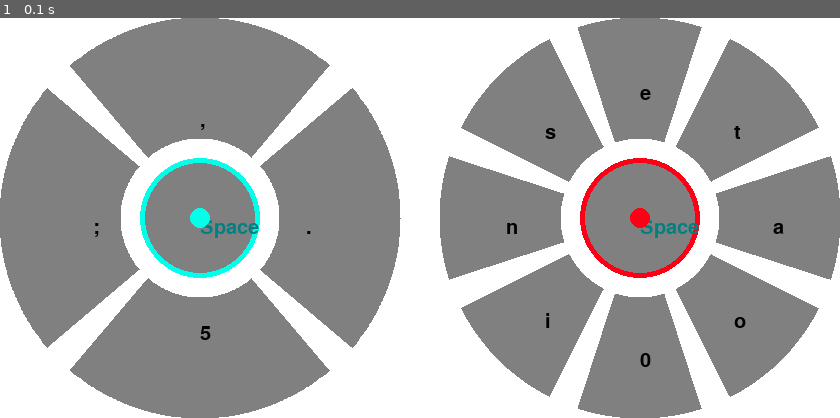
Above: before the commit, frame 1.
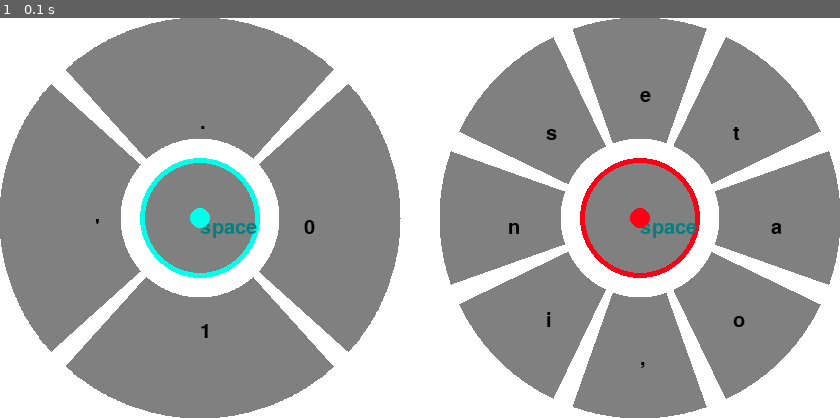
Above: after the commit, the same moment.

Repository: ciaranchen/joystick_inputs
Game: pygame game, started from main.py
Same seed, same stepped clock (60 frames per second), same inputs: the game is played once before the commit and once after it.
Inputs:
- Up to frame 1 (0.1 s): no input

The runs differ from the first frame. In frame 1, 3.8% of the frame differs, in the area x 0-100%, y 0-100%.

Commit message:
update code table.

Diff:
--- a/code_table.py
+++ b/code_table.py
@@ -51,6 +51,14 @@
     "Left": Key.left,
     "Right": Key.right,
     "Down": Key.down,
+
+    "media_next": Key.media_next,
+    "media_play_pause": Key.media_play_pause,
+    "media_previous": Key.media_previous,
+    "media_volume_down": Key.media_volume_down,
+    "media_volume_mute": Key.media_volume_mute,
+    "media_volume_up": Key.media_volume_up,
+    "menu": Key.menu
 }
 
 
@@ -63,12 +71,14 @@
     # TODO: consider Bi-gram probability
     L_NUM = 4
     R_NUM = 8
+
     special_code = {
         # Left Thumb Down for number
         (3, 8): '1', (3, 1): '2', (3, 2): '3',
         (3, 7): '4', (3, 0): '5', (3, 3): '6',
         (3, 6): '7', (3, 5): '8', (3, 4): '9',
 
+        # Right Thumb center for frequently used code.
         (0, 0): 'Space',
         (1, 0): ',',
         (2, 0): '.',
@@ -77,19 +87,33 @@
         # Right Thumb Down for special keys
         (0, 5): '0',
         (1, 5): ':',
-        (2, 5): '=',
-        (4, 5): '-',
+        (2, 5): "'",
+        (4, 5): '/',
     }
-    Frq_single_gram = "etaoins"
-    freq_mappings = {
-        'e': ['z', 'j', 'q'],
-        't': ['v', 'k', 'd'],
-        'a': ['x', 'y', 'f'],
-        'o': ['g', 'b', 'h'],
-        'i': ['u', 'p', 'w'],
-        'n': ['m', 'l', 'r'],
-        's': ['c', '?', "'"]
-    }
+
+    indexs = [
+        # Left Thumb Down for number
+        [[3], list(range(9))],
+        # Right Thumb for special keys
+        [[0, 1, 2, 4], [0, 5]],
+        [[1, 2, 3, 4, 6, 7, 8], [0, 1, 2, 4]],
+    ]
+    configs = [
+        list('123456789'),
+        [
+            "space", ',', '.', ';',
+            "0", ':', "'", '/'
+        ],
+        {
+            'e': ['z', 'j', 'q'],
+            't': ['v', 'k', 'd'],
+            'a': ['x', 'y', 'f'],
+            'o': ['g', 'b', 'h'],
+            'i': ['u', 'p', 'w'],
+            'n': ['m', 'l', 'r'],
+            's': ['c', '-', '=']
+        }
+    ]
     MOTION = [Key.up, Key.right, Key.down, Key.left]
 
     def __init__(self):
@@ -97,13 +121,22 @@
         self.LT_mapping = Key.shift
         self.right_mapping = [Key.space, Key.enter, Key.backspace, Key.tab]
 
-        self.code = self.special_code.copy()
-        no_assign = [1, 2, 3, 4, 6, 7, 8]
-        for i, z in zip(no_assign, self.freq_mappings):
-            self.code[(0, i)] = z
-            self.code[(1, i)] = self.freq_mappings[z][0]
-            self.code[(2, i)] = self.freq_mappings[z][1]
-            self.code[(4, i)] = self.freq_mappings[z][2]
+        self.code = {}
+        for index, data in zip(self.indexs, self.configs):
+            # print(index)
+            fi1, fi2 = index
+            if isinstance(data, list):
+                for i1, f1 in enumerate(fi1):
+                    for i2, f2 in enumerate(fi2):
+                        print(f1, f2)
+                        self.code[(f1, f2)] = data[i1 * len(fi2) + i2]
+
+            elif isinstance(data, dict):
+                for i1, k in zip(fi1, data):
+                    codes = [k] + data[k]
+                    for i2, c in zip(fi2, codes):
+                        print(i2, i1)
+                        self.code[(i2, i1)] = c
 
     def get_code(self, x: int, y: int) -> str or Key:
         """
@@ -122,6 +155,39 @@
                [code[(x, r)] for r in range(self.R_NUM + 1)]
 
 
-class MotionMode(SingleEnglishCode):
-    L_NUM = 4
-    R_NUM = 4
+class CodeExtension(SingleEnglishCode):
+    L_NUM = 6
+    R_NUM = 8
+
+    special_code = {
+        # Left Thumb Down for number
+        (3, 8): '1', (3, 1): '2', (3, 2): '3',
+        (3, 7): '4', (3, 0): '5', (3, 3): '6',
+        (3, 6): '7', (3, 5): '8', (3, 4): '9',
+
+        # Right Thumb center for frequently used code.
+        (0, 0): 'Space',
+        (1, 0): ',',
+        (2, 0): '.',
+        (4, 0): ';',
+        (5, 0): '-',
+        (6, 0): '=',
+
+        (0, 5): '0',
+        (1, 5): ':',
+        (2, 5): "'",
+        (4, 5): '/',
+        (5, 5): '\\',
+        (6, 5): '`',
+
+    }
+    freq_index = [[1, 2, 3, 4, 6, 7, 8], [0, 4, 5, 1]]
+    freq_mappings = {
+        'e': ['z', 'j', 'q'],
+        't': ['v', 'k', 'd'],
+        'a': ['x', 'y', 'f'],
+        'o': ['g', 'b', 'h'],
+        'i': ['u', 'p', 'w'],
+        'n': ['m', 'l', 'r'],
+        's': ['c', '-', '=']
+    }
--- a/input_method_config.py
+++ b/input_method_config.py
@@ -3,10 +3,10 @@
 File to handle the Joystick Thumb Input
 """
 import math
-from code_table import SingleEnglishCode as CodeTable
+from code_table import CodeExtension
 
 
-class BasicConfig:
+class BasicInputMethodCore:
     arc_threshold = 0.3
 
     @staticmethod
@@ -15,30 +15,51 @@
 
     @staticmethod
     def arc_distance(x, y):
-        return math.dist((x, y), (0, 0))
+        return math.sqrt(x * x + y * y)
 
-    @staticmethod
-    def which_arc(x, y, arc_num, start_arc):
-        if BasicConfig.arc_distance(x, y) < BasicConfig.arc_threshold:
+    @classmethod
+    def arcs(cls, num):
+        return [cls.start_arc(num) + i * (2 * math.pi / num) for i in range(num + 1)]
+
+    @classmethod
+    def which_arc(cls, x, y, arc_num):
+        if cls.arc_distance(x, y) < cls.arc_threshold:
             return 0
         angle = math.atan2(y, x)
-        if angle < start_arc:
+        if angle < cls.arcs(arc_num)[0]:
             angle += 2 * math.pi
-        for i in range(arc_num):
-            angle1 = start_arc + i * (2 / arc_num * math.pi)
-            angle2 = angle1 + (2 / arc_num * math.pi)
-            if angle1 <= angle < angle2 or (angle1 - math.pi * 2) <= angle < (angle2 - math.pi * 2):
+        for i, a1, a2 in zip(range(arc_num), cls.arcs(arc_num), cls.arcs(arc_num)[1:]):
+            if a1 <= angle < a2 or a1 <= (angle - math.pi * 2) < a2:
                 return i + 1
         return -1
 
     def get_arcs(self, lx, ly, rx, ry, l_num, r_num):
-        la = BasicConfig.which_arc(lx, ly, l_num, self.start_arc(l_num))
-        ra = BasicConfig.which_arc(rx, ry, r_num, self.start_arc(r_num))
+        la = self.which_arc(lx, ly, l_num)
+        ra = self.which_arc(rx, ry, r_num)
+        # print("arcs: ", la, ra)
         return la, ra
 
 
+class IMCoreForAlternativeSix(BasicInputMethodCore):
+
+    @classmethod
+    def arcs(cls, num: int):
+        if num != 6:
+            return [cls.start_arc(num) + i * (2 * math.pi / num) for i in range(num + 1)]
+        else:
+            return [
+                - 11 * math.pi / 18,  # -15
+                8 * math.pi / 18 - 11 * math.pi / 18,  # 85
+                13 * math.pi / 18 - 11 * math.pi / 18,
+                math.pi - 11 * math.pi / 18,
+                math.pi + 8 * math.pi / 18 - 11 * math.pi / 18,
+                math.pi + 13 * math.pi / 18 - 11 * math.pi / 18,
+                2 * math.pi - 11 * math.pi / 18
+            ]
+
+
 if __name__ == '__main__':
-    ct = CodeTable()
-    bc = BasicConfig()
-    print(ct.get_code(*bc.get_arcs(0.4, 0.2, 0.7, 0.1, ct.L_NUM, ct.R_NUM)))
-    print(ct.get_recommend(*bc.get_arcs(0.4, 0.2, 0.7, 0.1, ct.L_NUM, ct.R_NUM)))
+    ct = CodeExtension()
+    bc = IMCoreForAlternativeSix()
+    print(ct.get_code(*bc.get_arcs(1, -1, 0, 0, ct.L_NUM, ct.R_NUM)))
+    # print(ct.get_recommend(*bc.get_arcs(0.4, 0.2, 0.7, 0.1, ct.L_NUM, ct.R_NUM)))
--- a/main.py
+++ b/main.py
@@ -1,5 +1,5 @@
 # coding: utf-8
-from pygame_joysticks import XBoxExtend as Handler
+from pygame_joysticks import JoyConExtend as Handler
 
 import pygame
 import os
@@ -37,7 +37,7 @@
         self.gui_config = {
             'panel_gap': self.window_size / 10,
             'radius_gap': self.window_size / 20,
-            'angle_gap': math.pi / 40,
+            'angle_gap': math.pi / 60,
             'l_radius': self.window_size / 2,
             'r_radius': self.window_size / 2,
         }
@@ -67,15 +67,13 @@
         ny = y * math.sqrt(1 - x * x / 2)
         return nx, ny
 
-    def draw_panel(self, arc_number, start_arc, number, choice_color, cx, cy, r1, r2, texts, angle_gap):
+    def draw_panel(self, arc_number, number, choice_color, cx, cy, r1, r2, texts, angle_gap):
         pygame.draw.circle(self.screen, GuiStyle.base_color, (cx, cy), r2)
         if number == 0:
             pygame.draw.circle(self.screen, choice_color, (cx, cy), r2, width=5)
         text_image = self.font.render(texts[0], True, GuiStyle.base_color)
         self.screen.blit(text_image, (cx, cy))
-        for i in range(arc_number):
-            a1 = start_arc + i * math.pi * 2 / arc_number
-            a2 = a1 + math.pi * 2 / arc_number
+        for i, a1, a2 in zip(range(arc_number), self.imc.arcs(arc_number), self.imc.arcs(arc_number)[1:]):
             arc_color = choice_color if i + 1 == number else GuiStyle.base_color
             self.draw_arc(
                 a1 + angle_gap, a2 - angle_gap,
@@ -141,8 +139,7 @@
     def draw_gui(self, l_arc_id, r_arc_id, l_keys, r_keys):
         self.screen.fill(fuchsia)
         # draw Left Axis
-        self.draw_panel(self.code_table.L_NUM, self.imc.start_arc(self.code_table.L_NUM),
-                        l_arc_id, GuiStyle.l_handle_color,
+        self.draw_panel(self.code_table.L_NUM, l_arc_id, GuiStyle.l_handle_color,
                         self.l_center[0], self.l_center[1],
                         self.gui_config['l_radius'],
                         self.gui_config['l_inner_radius'],
@@ -154,8 +151,7 @@
                            10)
 
         # draw Right Axis
-        self.draw_panel(self.code_table.R_NUM, self.imc.start_arc(self.code_table.R_NUM),
-                        r_arc_id, GuiStyle.r_handle_color,
+        self.draw_panel(self.code_table.R_NUM, r_arc_id, GuiStyle.r_handle_color,
                         self.r_center[0], self.r_center[1],
                         self.gui_config['r_radius'],
                         self.gui_config['r_inner_radius'],
--- a/pygame_joysticks.py
+++ b/pygame_joysticks.py
@@ -3,7 +3,7 @@
 import pygame
 from pynput.keyboard import Controller as Keyboard, Key
 from pynput.mouse import Controller as Mouse, Button
-from input_method_config import BasicConfig as InputMethodCore
+from input_method_config import BasicInputMethodCore as InputMethodCore
 from code_table import SingleEnglishCode as CodeTable
 
 
